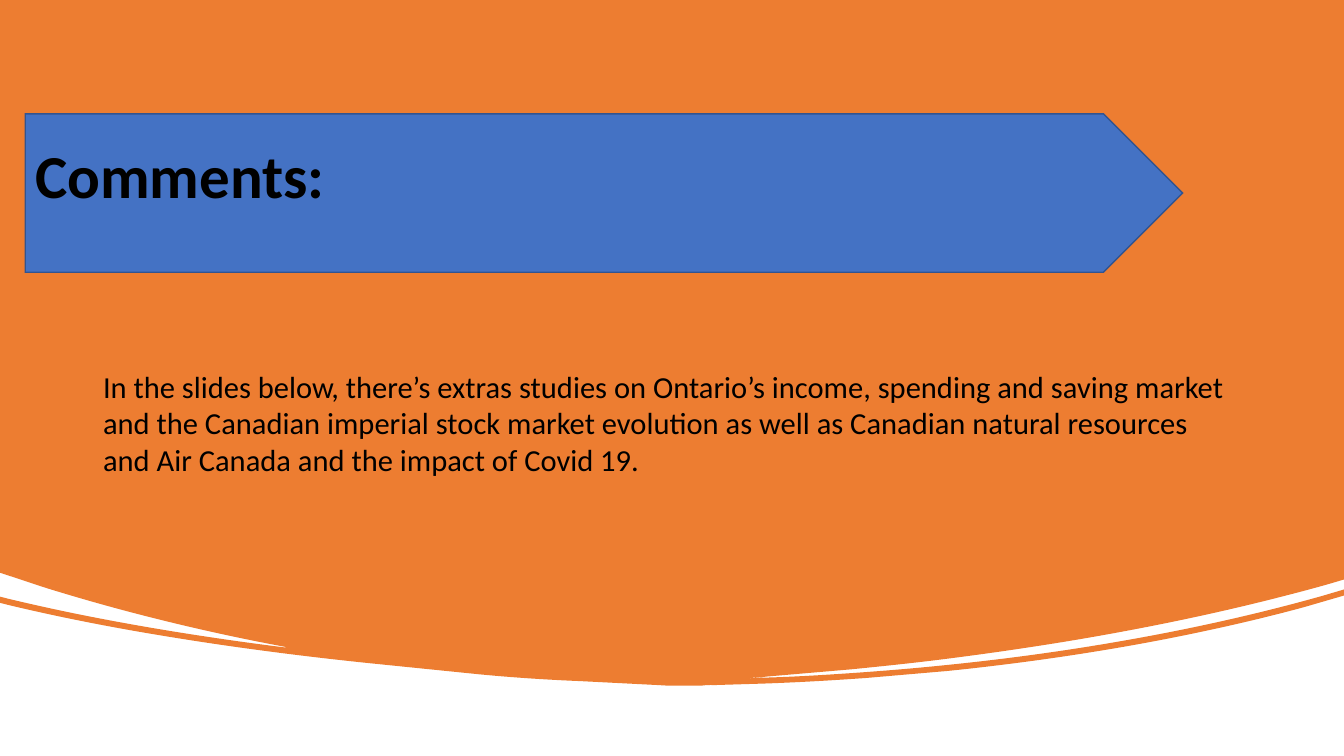
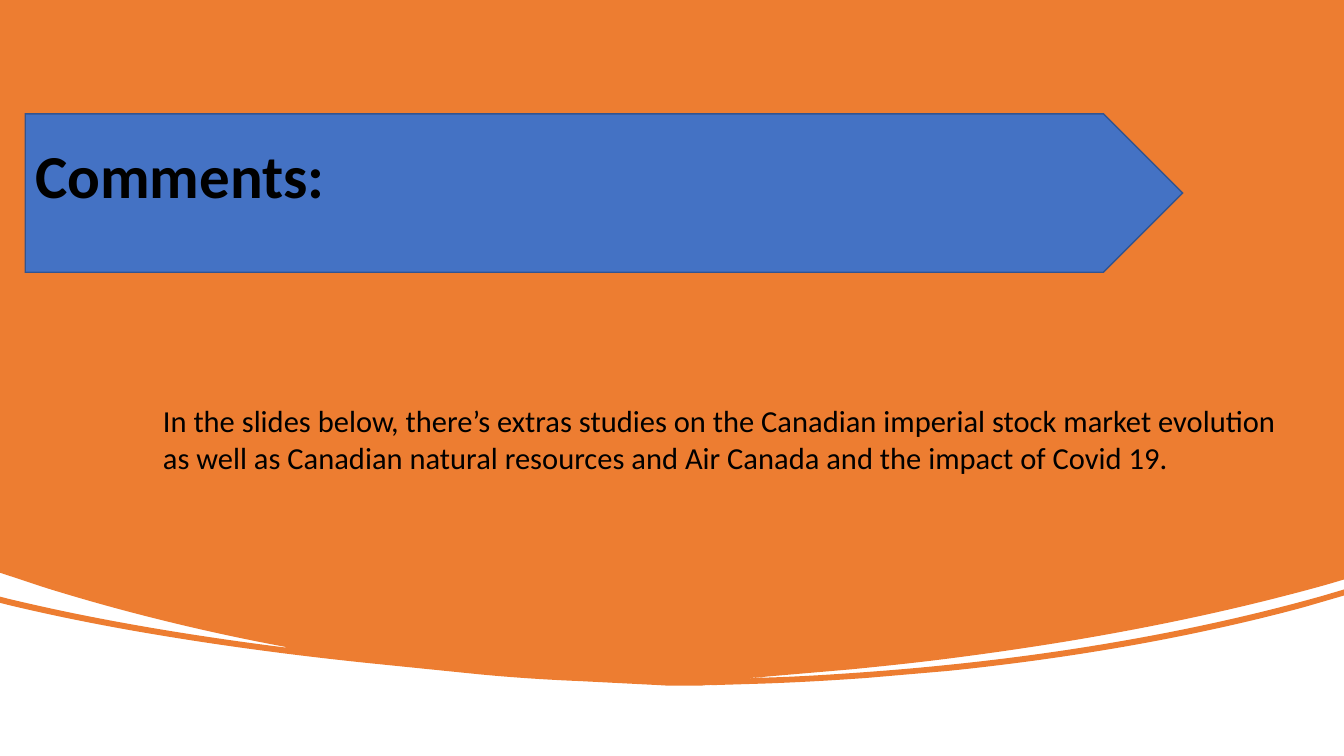
Before and after one commit to kristianrafuse/Canadian-Household-Finance-Study, a slide deck: slide 16 of Final Project 1.pptx. Drawn at 1344x756 pixels with LibreOffice and Linux fonts; fonts in the diff are those of the drawing. Boxes give left, top, right and bottom in pixels: in the first picture for what was removed or moved away, otherwise in the second. Text is boxed around its words. In the diff, an @@ line names an element or a change of style, - is before the commit and + after.

```diff
--- a/Final Project 1.pptx
+++ b/Final Project 1.pptx
@@ text at <box>163,410,1275,474</box>: text changed @@
-In the slides below, there’s extras studies on Ontario’s income, spending and saving market and the Canadian imperial stock market evolution as well as Canadian natural resources and Air Canada and the impact of Covid 19.
+In the slides below, there’s extras studies on the Canadian imperial stock market evolution as well as Canadian natural resources and Air Canada and the impact of Covid 19.
```
Also in this commit, not shown: 12 other slides changed, 1 slide added, 3 slides removed.
